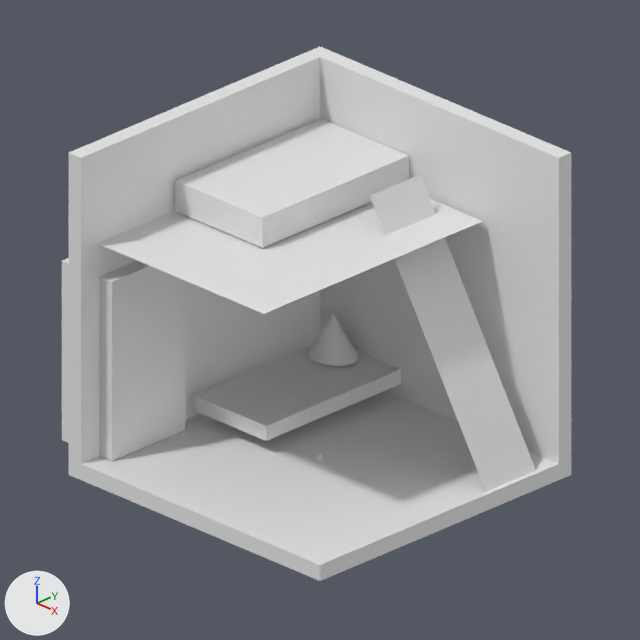
The Blender file пшеницын андрей/3D/Room_Base_АндрейПшеницын.blend: old version first, new version second.
The view is the same before and after, from the file's camera 'Camera'. Every picture has the same lights, and +X, +Y and +Z are marked at lower left. The picture after the commit comes second.
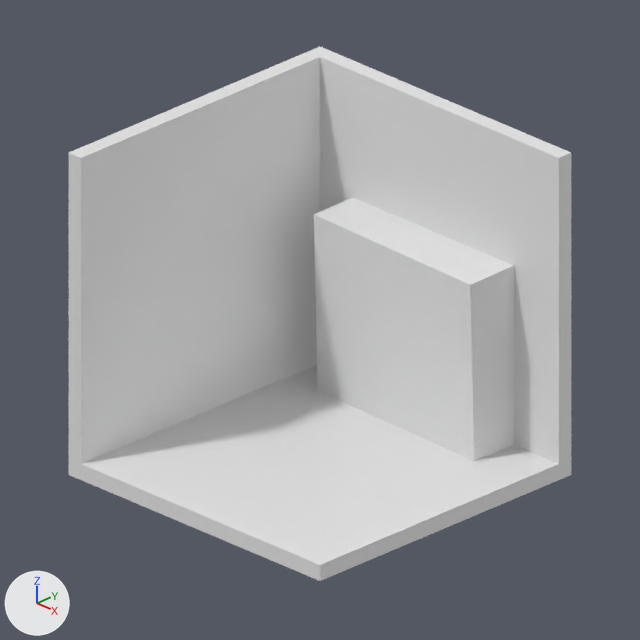
Where the change shows, as pixel boxes [x1, y1, x2, y2] in the pictures (640 x 640 px):
'Cube', moved, turned, rescaled: before [62, 258, 185, 461]; after [314, 198, 514, 461]
'Plane', deleted: before [97, 199, 482, 314]
'Cube.001', deleted: before [175, 119, 409, 248]
'Plane.001', deleted: before [370, 175, 536, 491]
'Cube.002', deleted: before [194, 347, 401, 441]
'Cone', deleted: before [307, 314, 359, 366]

The change, as a diff of the scene's bpy script:
```diff
--- a/пшеницын андрей/3D/Room_Base_АндрейПшеницын.blend.py
+++ b/пшеницын андрей/3D/Room_Base_АндрейПшеницын.blend.py
@@ ob_plane @@
-ob_plane = bpy.data.objects.new('Plane', me_plane)
-ob_plane.location = (-1.27, 0.0, 7.13)
-ob_plane.scale = (3.39, 4.36, 0.000202)
@@ ob_cube @@
 ob_cube = bpy.data.objects.new('Cube', me_cube)
-ob_cube.location = (-5.0, -2.82, 3.3)
-ob_cube.scale = (1.0, 1.46, 2.78)
+ob_cube.location = (0.0, 3.98, 3.0)
+ob_cube.rotation_euler = (1.6, 0.000871, -0.0299)  # degrees (92, 0, -1.7)
+ob_cube.scale = (3.21, 3.05, 1.0)
@@ ob_cube_001 @@
-ob_cube_001 = bpy.data.objects.new('Cube.001', me_cube_002)
-ob_cube_001.location = (-2.67, 1.56, 7.65)
-ob_cube_001.scale = (1.73, 2.92, 0.47)
@@ ob_plane_001 @@
-ob_plane_001 = bpy.data.objects.new('Plane.001', me_plane_001)
-ob_plane_001.location = (2.6, 2.74, 4.24)
-ob_plane_001.rotation_euler = (0.0, 1.03, 0.0)  # degrees (0, 59, 0)
-ob_plane_001.scale = (-4.57, 1.0, 1.02)
@@ ob_cube_002 @@
-ob_cube_002 = bpy.data.objects.new('Cube.002', me_cube_003)
-ob_cube_002.location = (-2.73, 1.87, 1.14)
-ob_cube_002.scale = (1.44, 2.73, 0.23)
@@ ob_cone @@
-ob_cone = bpy.data.objects.new('Cone', me_cone)
-ob_cone.location = (-3.2, 3.71, 2.08)
-ob_cone.scale = (0.794, 0.653, 0.64)
```
